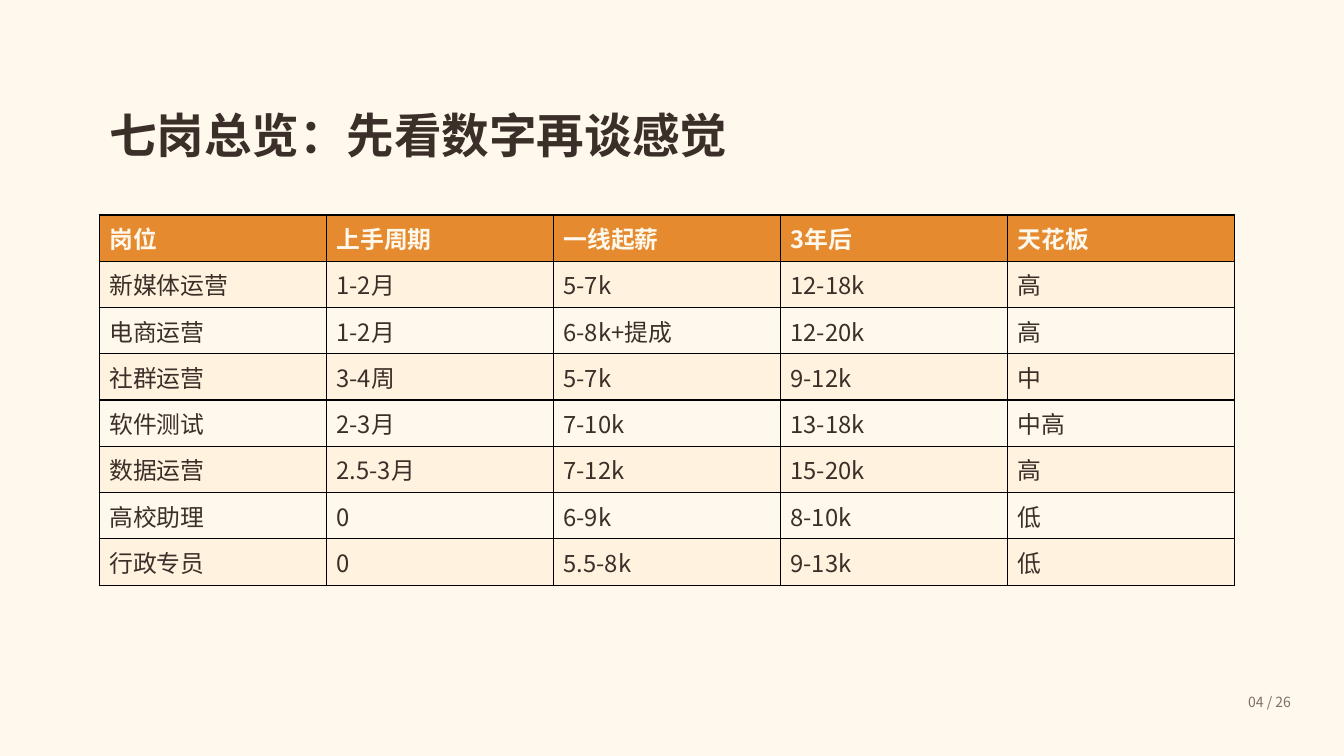
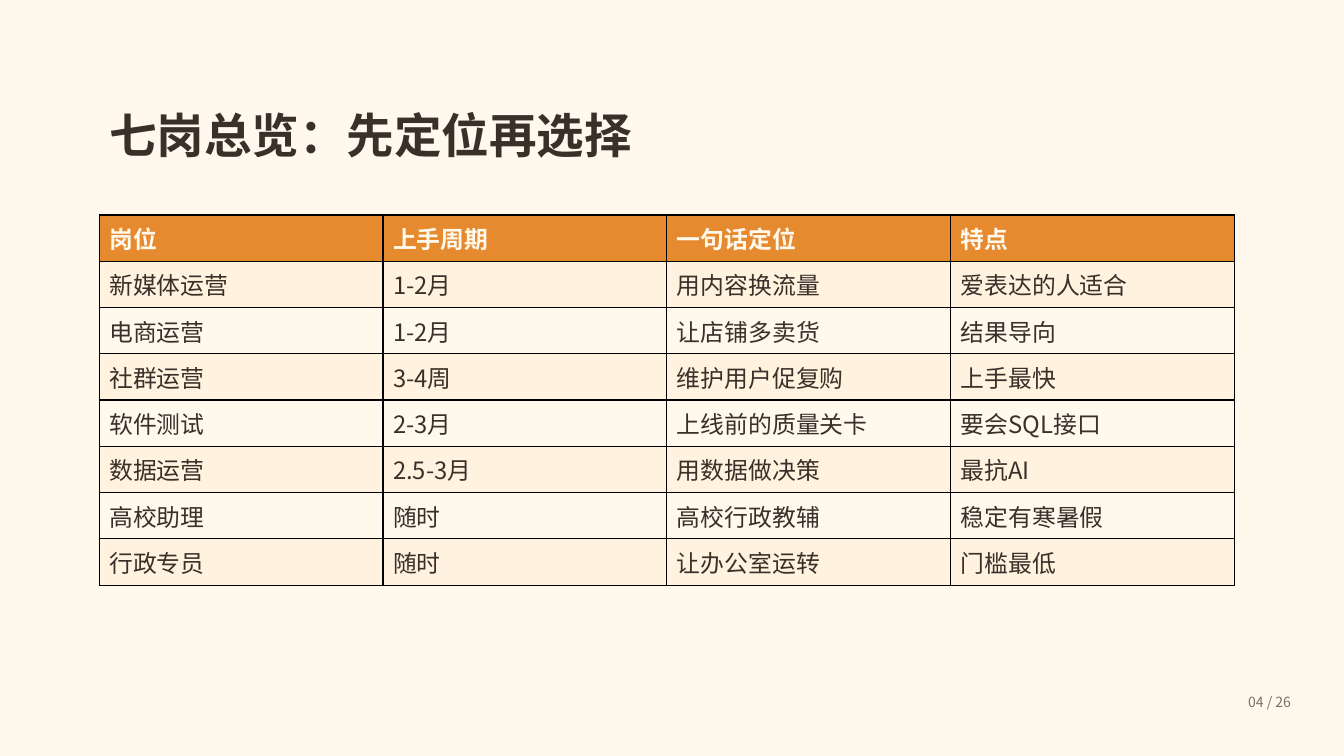
Before and after one commit to Honglixi99/Honglixi99.github.io, a slide deck: slide 4 of static/lulu/ppt/career-guide.pptx. Drawn at 1344x756 pixels with LibreOffice and Linux fonts; fonts in the diff are those of the drawing. Boxes give left, top, right and bottom in pixels: in the first picture for what was removed or moved away, otherwise in the second. Text is boxed around its words. In the diff, an @@ line names an element or a change of style, - is before the commit and + after.

```diff
--- a/static/lulu/ppt/career-guide.pptx
+++ b/static/lulu/ppt/career-guide.pptx
@@ text at (109,112,632,158): text changed @@
-七岗总览：先看数字再谈感觉
+七岗总览：先定位再选择
@@ table at (99,215,1236,585) @@
-column 2: 上手周期 | 1-2月 | 1-2月 | 3-4周 | 2-3月 | 2.5-3月 | 0 | 0
-column 3: 一线起薪 | 5-7k | 6-8k+提成 | 5-7k | 7-10k | 7-12k | 6-9k | 5.5-8k
-column 4: 3年后 | 12-18k | 12-20k | 9-12k | 13-18k | 15-20k | 8-10k | 9-13k
-column 5: 天花板 | 高 | 高 | 中 | 中高 | 高 | 低 | 低
+column 2: 上手周期 | 1-2月 | 1-2月 | 3-4周 | 2-3月 | 2.5-3月 | 随时 | 随时
+column 3: 一句话定位 | 用内容换流量 | 让店铺多卖货 | 维护用户促复购 | 上线前的质量关卡 | 用数据做决策 | 高校行政教辅 | 让办公室运转
+column 4: 特点 | 爱表达的人适合 | 结果导向 | 上手最快 | 要会SQL接口 | 最抗AI | 稳定有寒暑假 | 门槛最低
```
Also in this commit, not shown: 11 other slides changed, 6 other files.
